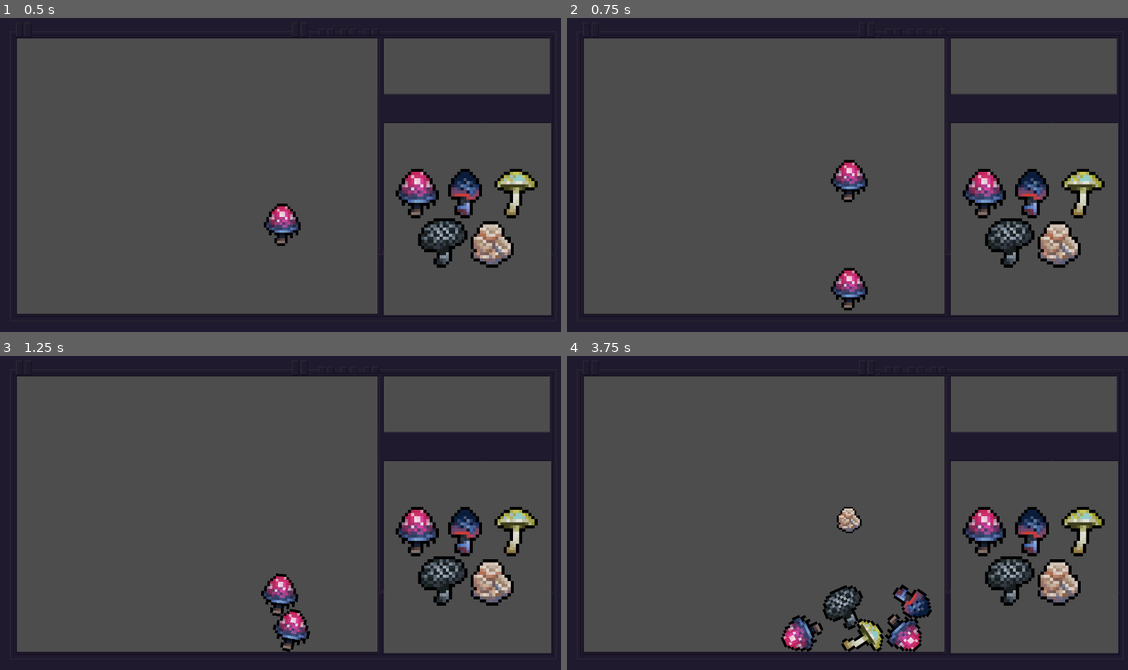
Above: before the commit, frames 1-4 (two rows, left to right).
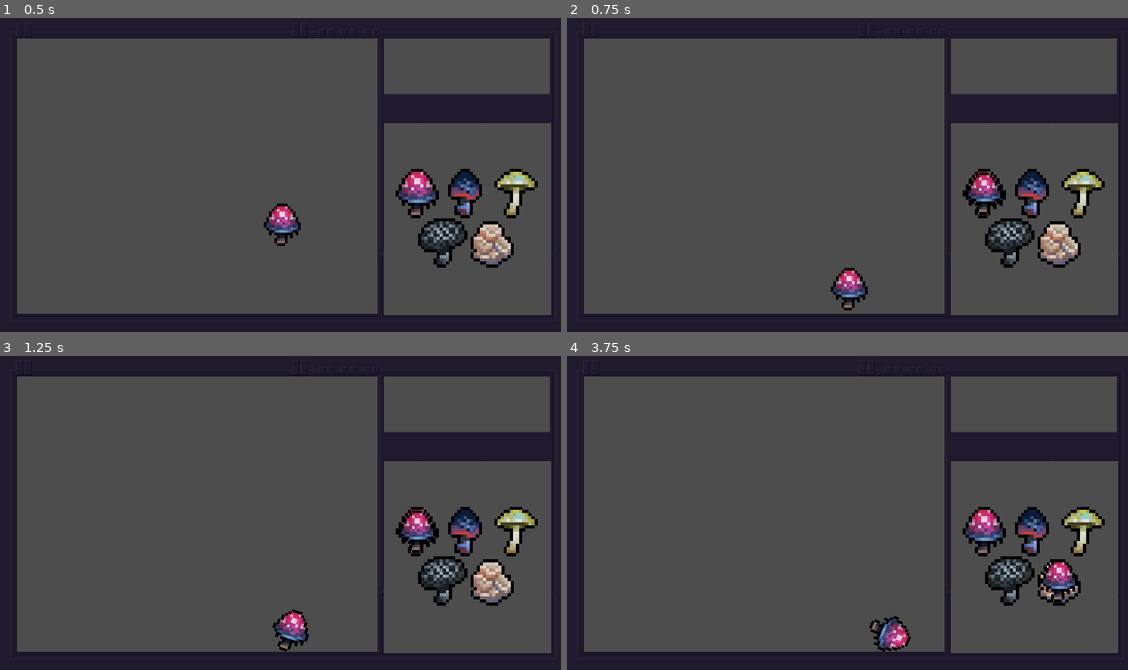
Above: after the commit, the same moments.

Repository: wwwdotfriend/potion_seller
Game: Godot game, scene res://scenes/main.tscn
The game is run twice, just before and just after one commit, with the same random seed, the same clock (stepped at 60 frames per second) and the same inputs.
Inputs (mouse positions are in pixels of both pictures, inside the frame that each line leads up to):
- Up to frame 1 (0.5 s): no input
- Up to frame 2 (0.75 s): move the mouse to (982, 193) at 0.52 s; press the mouse at (982, 193) at 0.53 s
- Up to frame 3 (1.25 s): no input
- Up to frame 4 (3.75 s): move the mouse to (1032, 531) at 1.27 s; release the mouse at (1032, 531) at 1.28 s; click (1032, 531) at 1.35 s; move the mouse to (1083, 531) at 2.02 s; press the mouse at (1083, 531) at 2.03 s; move the mouse to (1010, 582) at 2.77 s; release the mouse at (1010, 582) at 2.78 s; click (1010, 582) at 2.85 s; move the mouse to (1060, 582) at 3.52 s; press the mouse at (1060, 582) at 3.53 s

Frame 1 is identical in both runs. In frame 2, 0.9% of the frame differs, in the area x 47-78%, y 45-63%; in frame 3, 1.2%; in frame 4, 3.5%, in the area x 37-92%, y 48-95%.

Commit message:
drag and drop works with ingredient spawner

Diff:
--- a/scenes/ingredient.tscn
+++ b/scenes/ingredient.tscn
@@ -1,7 +1,39 @@
-[gd_scene load_steps=5 format=3 uid="uid://bkvpht2tx25th"]
+[gd_scene load_steps=5 format=3 uid="uid://yjhet3dnk7nn"]
 
-[ext_resource type="Script" path="res://scripts/ingredient.gd" id="1_0gqrk"]
 [ext_resource type="Texture2D" uid="uid://slwtpck6h3no" path="res://assets/art/sprites.png" id="1_8afu3"]
+
+[sub_resource type="GDScript" id="GDScript_3aag5"]
+script/source = "extends Node2D
+
+@onready var sprite = $Sprite2D
+
+signal mouse_released
+signal picked_up_changed(picked)
+
+var picked_up: bool = false :
+	set(b):
+		if not b:
+			position = Vector2.ZERO
+		picked_up = b
+		picked_up_changed.emit()
+
+# Called when the node enters the scene tree for the first time.
+func _ready() -> void:
+	pass # Replace with function body.
+
+# Called every frame. 'delta' is the elapsed time since the previous frame.
+func _process(delta: float) -> void:
+	if picked_up:
+		global_position = get_global_mouse_position()
+
+	if Input.is_action_just_released(\"M1\"):
+		mouse_released.emit()
+
+func _on_mouse_region_pressed() -> void:
+	picked_up = true
+	await mouse_released
+	picked_up = false
+"
 
 [sub_resource type="PhysicsMaterial" id="PhysicsMaterial_e0jpe"]
 
@@ -9,13 +41,13 @@
 size = Vector2(18.6667, 21.3333)
 
 [node name="Ingredient" type="Node2D"]
-script = ExtResource("1_0gqrk")
+script = SubResource("GDScript_3aag5")
 
 [node name="Sprite2D" type="Sprite2D" parent="."]
 scale = Vector2(5, 5)
 texture = ExtResource("1_8afu3")
 region_enabled = true
-region_rect = Rect2(48, 64, 16, 16)
+region_rect = Rect2(64, 16, 16, 16)
 
 [node name="MouseRegion" type="Button" parent="Sprite2D"]
 self_modulate = Color(1, 1, 1, 0)
--- a/scenes/main.tscn
+++ b/scenes/main.tscn
@@ -1,8 +1,11 @@
-[gd_scene load_steps=4 format=3 uid="uid://7ee55h58ulca"]
+[gd_scene load_steps=5 format=3 uid="uid://7ee55h58ulca"]
 
 [ext_resource type="Script" path="res://scripts/main.gd" id="1_tko5n"]
 [ext_resource type="PackedScene" uid="uid://r1lo4vw467f2" path="res://scenes/ingredients/red_shroom.tscn" id="2_67fv4"]
 [ext_resource type="PackedScene" uid="uid://cl4vsiund7gws" path="res://scenes/hud.tscn" id="2_455rb"]
+
+[sub_resource type="RectangleShape2D" id="RectangleShape2D_ebw2d"]
+size = Vector2(425, 711)
 
 [node name="Main" type="Node2D"]
 script = ExtResource("1_tko5n")
@@ -12,3 +15,9 @@
 [node name="Camera2D" type="Camera2D" parent="."]
 
 [node name="RedShroom" parent="." instance=ExtResource("2_67fv4")]
+
+[node name="Area2D" type="Area2D" parent="."]
+
+[node name="CollisionShape2D" type="CollisionShape2D" parent="Area2D"]
+position = Vector2(428.5, -4.5)
+shape = SubResource("RectangleShape2D_ebw2d")
--- a/scripts/ingredient.gd
+++ /dev/null
@@ -1,30 +0,0 @@
-extends Node2D
-
-@onready var sprite = $Sprite2D
-
-signal mouse_released
-signal picked_up_changed(picked)
-
-var picked_up: bool = false :
-	set(b):
-		if not b:
-			position = Vector2.ZERO
-		picked_up = b
-		picked_up_changed.emit()
-
-# Called when the node enters the scene tree for the first time.
-func _ready() -> void:
-	pass # Replace with function body.
-
-# Called every frame. 'delta' is the elapsed time since the previous frame.
-func _process(delta: float) -> void:
-	if picked_up:
-		global_position = get_global_mouse_position()
-
-	if Input.is_action_just_released("M1"):
-		mouse_released.emit()
-
-func _on_mouse_region_pressed() -> void:
-	picked_up = true
-	await mouse_released
-	picked_up = false
--- a/scripts/main.gd
+++ b/scripts/main.gd
@@ -2,7 +2,6 @@
 
 var held_object = null
 
-# Called when the node enters the scene tree for the first time.
 func _ready() -> void:
 	for node in get_tree().get_nodes_in_group("pickable"):
 		node.clicked.connect(_on_pickable_clicked)
@@ -10,14 +9,14 @@
 		node.slot_clicked.connect(slot_clicked)
 
 func slot_clicked(item: IngredientItem) -> void:
-	print(item.name + " | " + item.scene_path)
 	var scene = load(item.scene_path)
 	var scene_instance = scene.instantiate()
 	scene_instance.add_to_group("pickable")
-	scene_instance.set_process_input(true)
-	scene_instance.set_process_unhandled_input(true)
+	scene_instance.global_position = get_global_mouse_position()
 	add_child(scene_instance)
 	scene_instance.clicked.connect(_on_pickable_clicked)
+	_on_pickable_clicked(scene_instance)
+	call_deferred("_check_for_drop")
 
 func _on_pickable_clicked(object):
 	if !held_object:
@@ -29,3 +28,10 @@
 		if held_object and !event.pressed:
 			held_object.drop(Input.get_last_mouse_velocity())
 			held_object = null
+	elif !Input.is_mouse_button_pressed(MOUSE_BUTTON_LEFT) and held_object:
+		held_object.drop(Input.get_last_mouse_velocity())
+		held_object = null
+
+func _check_for_drop():
+	if !Input.is_mouse_button_pressed(MOUSE_BUTTON_LEFT):
+		_unhandled_input(InputEventMouseButton.new())
--- a/scripts/potion_ingredient.gd
+++ b/scripts/potion_ingredient.gd
@@ -8,7 +8,6 @@
 	if event is InputEventMouseButton and event.button_index == MOUSE_BUTTON_LEFT:
 		if event.pressed:
 			clicked.emit(self)
-			print("clicked")
 
 func _physics_process(delta):
 	if held:
